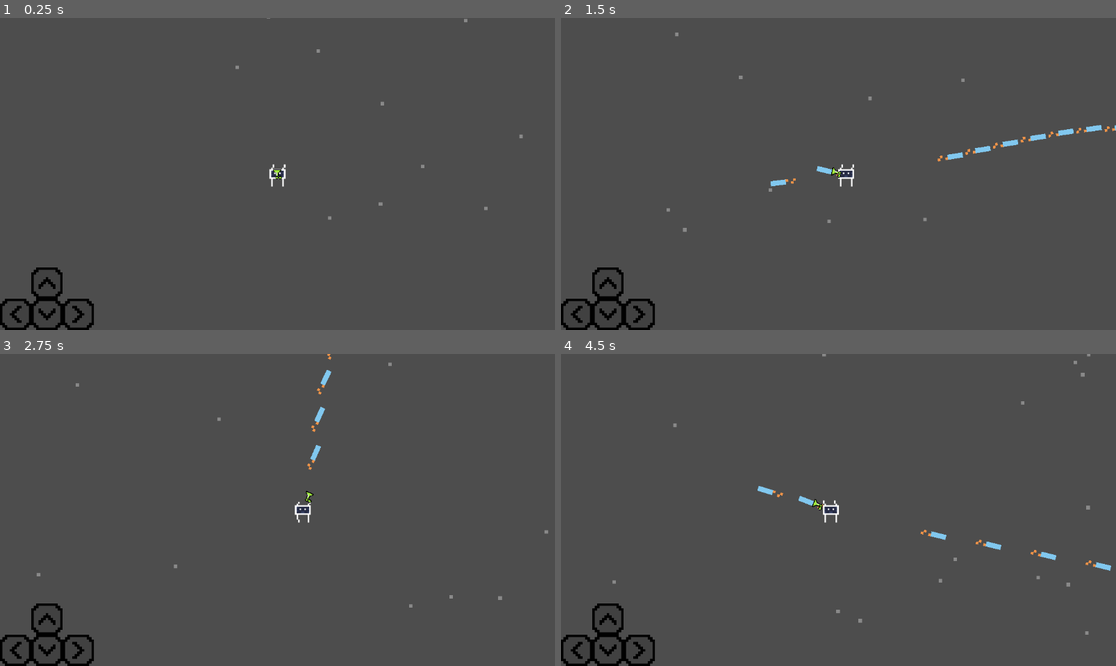
Above: before the commit, frames 1-4 (two rows, left to right).
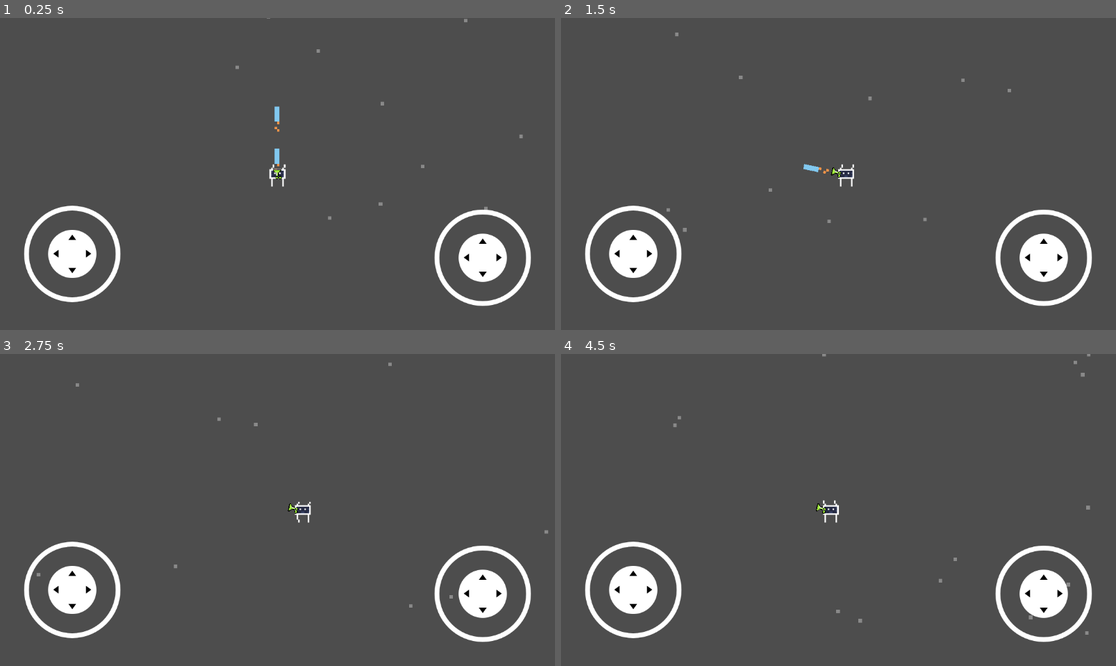
Above: after the commit, the same moments.

Repository: S0nter/azamnoyer
Game: Godot game, scene res://scenes/main.tscn
The game is run twice, just before and just after one commit, with the same random seed, the same clock (stepped at 60 frames per second) and the same inputs.
Inputs (mouse positions are in pixels of both pictures, inside the frame that each line leads up to):
- Up to frame 1 (0.25 s): no input
- Up to frame 2 (1.5 s): move the mouse to (960, 158) at 0.52 s; hold D (right) 0.53-1.25 s; hold Space (shoot) 0.53-1.25 s; click (960, 158) at 0.67 s; drag from (727, 189) to (1054, 139) at 1.27 s
- Up to frame 3 (2.75 s): move the mouse to (333, 441) at 2.02 s; hold D (right) from 2.03 s (still down); hold Space (shoot) from 2.03 s (still down); click (333, 441) at 2.17 s
- Up to frame 4 (4.5 s): release D (right) at 2.75 s; release Space (shoot) at 2.75 s; drag from (810, 572) to (882, 413) at 2.77 s; move the mouse to (1005, 556) at 3.52 s; hold A (left) 3.53-4.25 s; hold Space (shoot) 3.53-4.25 s; click (1005, 556) at 3.67 s; drag from (672, 463) to (999, 544) at 4.27 s

The runs differ from the first frame. In frame 1, 4.9% of the frame differs, in the area x 0-96%, y 28-100%; in frame 2, 5.3%, in the area x 0-100%, y 22-100%; in frame 3, 5.0%; in frame 4, 5.2%.

Commit message:
Add virtual joysticks for mobile

Diff:
--- a/assets/scripts/gun.gd
+++ b/assets/scripts/gun.gd
@@ -42,23 +42,27 @@
 		# this is wrong way to do this stuff but it doesn't make it less fun
 		global_transform = player.global_transform * Transform2D().translated(Vector2(offset_of_player, offset_of_player).rotated(get_angle_to(mouse)))
 		## disable look_at(...) ##
-		aim_point = global_position 	# uncontrollable in all directions
-		#aim_point = position        	# swirl
+		set_aim_point(global_position)  	# uncontrollable in all directions
+		#set_aim_point(position)         	# swirl
 	elif aim_vector != Vector2(0, 0):
+
 		global_position = player_pos + aim_vector * offset_of_player
 	elif player_pos.distance_to(mouse) <= offset_of_player:
+
 		global_position = mouse
-		aim_point = player.position
-		aim_vector = global_position - aim_point
-	else:
+		set_aim_point(player.position)
+		#aim_vector = global_position - aim_point
+		#flip_h = true
+	elif not on_mobile():
+		print(2)
 		global_position = player_pos + (mouse - player_pos).normalized() * offset_of_player
 
 
 func rotate_gun():
-	if aim_vector == Vector2(0, 0):
-		look_at(aim_point)
-	else:
-		look_at(global_position + aim_vector)
+	#if aim_vector == Vector2(0, 0):
+	look_at(global_position + aim_vector)
+	#else:
+		#look_at(global_position + aim_vector)
 
 	# flip if needed
 	flip_v = 90 < abs(int(rotation_degrees) % 360) and abs(int(rotation_degrees) % 360) < 270
@@ -69,8 +73,11 @@
 	var delta = get_process_delta_time()
 	sec_since_shot += delta
 
+	if sec_since_shot < cooldown:
+		return
 
-	if Input.is_action_pressed("shoot") and sec_since_shot > cooldown:
+	if Input.is_action_pressed("shoot") and not on_mobile() or \
+	on_mobile() and aim_vector != Vector2(0, 0):
 		shoot()
 		sec_since_shot = 0
 
@@ -83,3 +90,14 @@
 
 	if fun_allowed:
 		bullet.look_at(mouse)
+
+
+func set_aim_point(value: Vector2):
+	#last_aim_point = aim_point
+	aim_point = value
+	aim_vector = (global_position - aim_point).normalized()
+	print(aim_point, aim_vector)
+
+
+func on_mobile() -> bool:
+	return DisplayServer.is_touchscreen_available()
--- /dev/null
+++ b/assets/scripts/virtual_joystick.gd
@@ -0,0 +1,165 @@
+class_name VirtualJoystick
+
+extends Control
+
+## A simple virtual joystick for touchscreens, with useful options.
+## Github: https://github.com/MarcoFazioRandom/Virtual-Joystick-Godot
+
+# EXPORTED VARIABLE
+
+## The color of the button when the joystick is pressed.
+@export var pressed_color := Color.GRAY
+
+## If the input is inside this range, the output is zero.
+@export_range(0, 200, 1) var deadzone_size : float = 10
+
+## The max distance the tip can reach.
+@export_range(0, 500, 1) var clampzone_size : float = 75
+
+enum Joystick_mode {
+	FIXED, ## The joystick doesn't move.
+	DYNAMIC, ## Every time the joystick area is pressed, the joystick position is set on the touched position.
+	FOLLOWING ## When the finger moves outside the joystick area, the joystick will follow it.
+}
+
+## If the joystick stays in the same position or appears on the touched position when touch is started
+@export var joystick_mode := Joystick_mode.FIXED
+
+enum Visibility_mode {
+	ALWAYS, ## Always visible
+	TOUCHSCREEN_ONLY ## Visible on touch screens only
+}
+
+## If the joystick is always visible, or is shown only if there is a touchscreen
+@export var visibility_mode := Visibility_mode.ALWAYS
+
+## If true, the joystick uses Input Actions (Project -> Project Settings -> Input Map)
+@export var use_input_actions := true
+
+@export var action_left := "left"
+@export var action_right := "right"
+@export var action_up := "up"
+@export var action_down := "down"
+
+# PUBLIC VARIABLES
+
+## If the joystick is receiving inputs.
+var is_pressed := false
+
+# The joystick output.
+var output := Vector2.ZERO
+
+# PRIVATE VARIABLES
+
+var _touch_index : int = -1
+
+@onready var _base := $Base
+@onready var _tip := $Base/Tip
+
+@onready var _base_default_position : Vector2 = _base.position
+@onready var _tip_default_position : Vector2 = _tip.position
+
+@onready var _default_color : Color = _tip.modulate
+
+# FUNCTIONS
+
+func _ready() -> void:
+	if not DisplayServer.is_touchscreen_available() and visibility_mode == Visibility_mode.TOUCHSCREEN_ONLY:
+		hide()
+
+func _input(event: InputEvent) -> void:
+	if event is InputEventScreenTouch:
+		if event.pressed:
+			if _is_point_inside_joystick_area(event.position) and _touch_index == -1:
+				if joystick_mode == Joystick_mode.DYNAMIC or joystick_mode == Joystick_mode.FOLLOWING or (joystick_mode == Joystick_mode.FIXED and _is_point_inside_base(event.position)):
+					if joystick_mode == Joystick_mode.DYNAMIC or joystick_mode == Joystick_mode.FOLLOWING:
+						_move_base(event.position)
+					_touch_index = event.index
+					_tip.modulate = pressed_color
+					_update_joystick(event.position)
+					get_viewport().set_input_as_handled()
+		elif event.index == _touch_index:
+			_reset()
+			get_viewport().set_input_as_handled()
+	elif event is InputEventScreenDrag:
+		if event.index == _touch_index:
+			_update_joystick(event.position)
+			get_viewport().set_input_as_handled()
+
+func _move_base(new_position: Vector2) -> void:
+	_base.global_position = new_position - _base.pivot_offset * get_global_transform_with_canvas().get_scale()
+
+func _move_tip(new_position: Vector2) -> void:
+	_tip.global_position = new_position - _tip.pivot_offset * _base.get_global_transform_with_canvas().get_scale()
+
+func _is_point_inside_joystick_area(point: Vector2) -> bool:
+	var x: bool = point.x >= global_position.x and point.x <= global_position.x + (size.x * get_global_transform_with_canvas().get_scale().x)
+	var y: bool = point.y >= global_position.y and point.y <= global_position.y + (size.y * get_global_transform_with_canvas().get_scale().y)
+	return x and y
+
+func _get_base_radius() -> Vector2:
+	return _base.size * _base.get_global_transform_with_canvas().get_scale() / 2
+
+func _is_point_inside_base(point: Vector2) -> bool:
+	var _base_radius = _get_base_radius()
+	var center : Vector2 = _base.global_position + _base_radius
+	var vector : Vector2 = point - center
+	if vector.length_squared() <= _base_radius.x * _base_radius.x:
+		return true
+	else:
+		return false
+
+func _update_joystick(touch_position: Vector2) -> void:
+	var _base_radius = _get_base_radius()
+	var center : Vector2 = _base.global_position + _base_radius
+	var vector : Vector2 = touch_position - center
+	vector = vector.limit_length(clampzone_size)
+
+	if joystick_mode == Joystick_mode.FOLLOWING and touch_position.distance_to(center) > clampzone_size:
+		_move_base(touch_position - vector)
+
+	_move_tip(center + vector)
+
+	if vector.length_squared() > deadzone_size * deadzone_size:
+		is_pressed = true
+		output = (vector - (vector.normalized() * deadzone_size)) / (clampzone_size - deadzone_size)
+	else:
+		is_pressed = false
+		output = Vector2.ZERO
+
+	if use_input_actions:
+		if output.x > 0:
+			if Input.is_action_pressed(action_left):
+				Input.action_release(action_left)
+			_update_input_action(action_right, output.x)
+		else:
+			if Input.is_action_pressed(action_right):
+				Input.action_release(action_right)
+			_update_input_action(action_left, -output.x)
+
+		if output.y > 0:
+			if Input.is_action_pressed(action_up):
+				Input.action_release(action_up)
+			_update_input_action(action_down, output.y)
+		else:
+			if Input.is_action_pressed(action_down):
+				Input.action_release(action_down)
+			_update_input_action(action_up, -output.y)
+
+func _update_input_action(action:String, value:float):
+	if value > InputMap.action_get_deadzone(action):
+		Input.action_press(action, value)
+	elif Input.is_action_pressed(action):
+		Input.action_release(action)
+
+func _reset():
+	is_pressed = false
+	output = Vector2.ZERO
+	_touch_index = -1
+	_tip.modulate = _default_color
+	_base.position = _base_default_position
+	_tip.position = _tip_default_position
+	if use_input_actions:
+		for action in [action_left, action_right, action_down, action_up]:
+			if Input.is_action_pressed(action) or Input.is_action_just_pressed(action):
+				Input.action_release(action)
--- a/scenes/main.tscn
+++ b/scenes/main.tscn
@@ -1,7 +1,8 @@
-[gd_scene load_steps=6 format=3 uid="uid://d380qow6e4h8c"]
+[gd_scene load_steps=7 format=3 uid="uid://d380qow6e4h8c"]
 
 [ext_resource type="Script" path="res://assets/scripts/camera.gd" id="1_vi848"]
 [ext_resource type="Texture2D" uid="uid://bgu0hhrknrnmu" path="res://assets/sprites/arrow_ui.png" id="2_80rg5"]
+[ext_resource type="PackedScene" uid="uid://dmr0fcamx7t56" path="res://scenes/virtual_joystick.tscn" id="2_sfs63"]
 [ext_resource type="Texture2D" uid="uid://cum12osav6u0k" path="res://assets/sprites/arrow_ui_pressed.png" id="3_76w17"]
 [ext_resource type="PackedScene" uid="uid://bfi3ftfw1xspy" path="res://scenes/player.tscn" id="4_t0cf4"]
 [ext_resource type="Script" path="res://assets/scripts/ash.gd" id="5_edt62"]
@@ -16,7 +17,28 @@
 
 [node name="UI" type="CanvasLayer" parent="."]
 
+[node name="Virtual Joystick" parent="UI" instance=ExtResource("2_sfs63")]
+deadzone_size = 0.0
+visibility_mode = 1
+
+[node name="Virtual Joystick2" parent="UI" instance=ExtResource("2_sfs63")]
+anchors_preset = 3
+anchor_left = 1.0
+anchor_right = 1.0
+offset_left = -300.0
+offset_top = -300.0
+offset_right = 0.0
+offset_bottom = 0.0
+grow_horizontal = 0
+deadzone_size = 0.0
+visibility_mode = 1
+action_left = "aim_left"
+action_right = "aim_right"
+action_up = "aim_up"
+action_down = "aim_down"
+
 [node name="Control" type="Control" parent="UI"]
+visible = false
 layout_direction = 2
 layout_mode = 3
 anchors_preset = 2
--- /dev/null
+++ b/scenes/virtual_joystick.tscn
@@ -0,0 +1,51 @@
+[gd_scene load_steps=4 format=3 uid="uid://dmr0fcamx7t56"]
+
+[ext_resource type="Script" path="res://assets/scripts/virtual_joystick.gd" id="1_8x4dy"]
+[ext_resource type="Texture2D" uid="uid://x0fihuy4epol" path="res://assets/sprites/joystick_base_outline.png" id="2_jhjs2"]
+[ext_resource type="Texture2D" uid="uid://lnihlq5krrvg" path="res://assets/sprites/joystick_tip_arrows.png" id="3_3etdg"]
+
+[node name="Virtual Joystick" type="Control"]
+layout_mode = 3
+anchors_preset = 2
+anchor_top = 1.0
+anchor_bottom = 1.0
+offset_top = -308.0
+offset_right = 300.0
+offset_bottom = -8.0
+grow_vertical = 0
+script = ExtResource("1_8x4dy")
+
+[node name="Base" type="TextureRect" parent="."]
+layout_mode = 1
+anchors_preset = 8
+anchor_left = 0.5
+anchor_top = 0.5
+anchor_right = 0.5
+anchor_bottom = 0.5
+offset_left = -100.0
+offset_top = -100.0
+offset_right = 100.0
+offset_bottom = 100.0
+grow_horizontal = 2
+grow_vertical = 2
+pivot_offset = Vector2(100, 100)
+mouse_force_pass_scroll_events = false
+texture = ExtResource("2_jhjs2")
+stretch_mode = 5
+
+[node name="Tip" type="TextureRect" parent="Base"]
+layout_mode = 1
+anchors_preset = 8
+anchor_left = 0.5
+anchor_top = 0.5
+anchor_right = 0.5
+anchor_bottom = 0.5
+offset_left = -50.0
+offset_top = -50.0
+offset_right = 50.0
+offset_bottom = 50.0
+grow_horizontal = 2
+grow_vertical = 2
+pivot_offset = Vector2(50, 50)
+texture = ExtResource("3_3etdg")
+stretch_mode = 5
Binary file added: assets/sprites/joystick_base_outline.png
Binary file added: assets/sprites/joystick_tip.png
Binary file added: assets/sprites/joystick_tip_arrows.png
